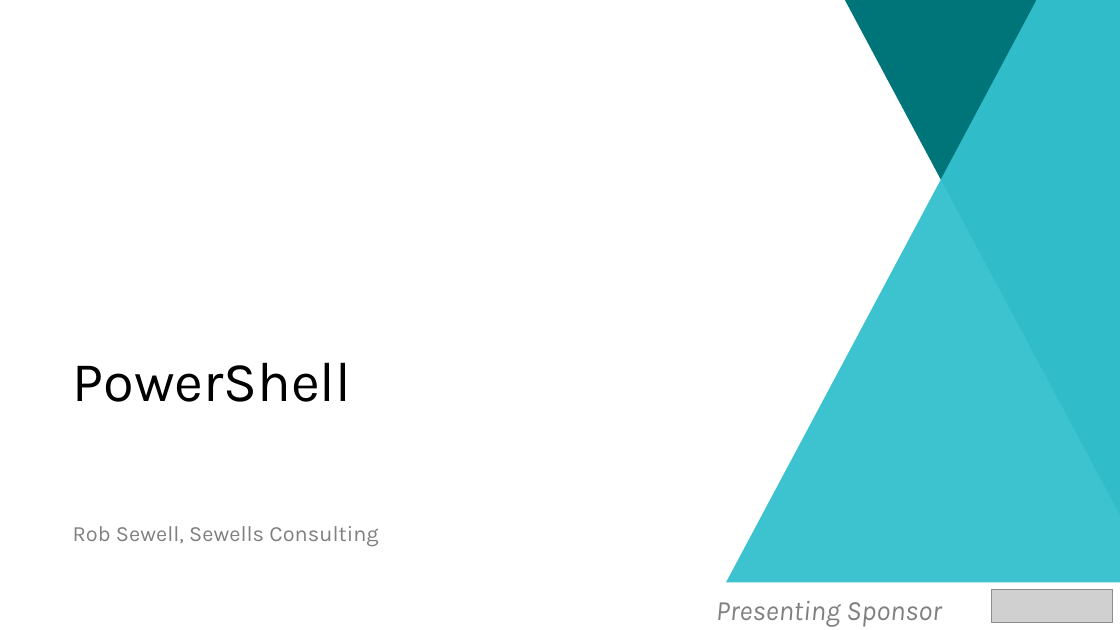
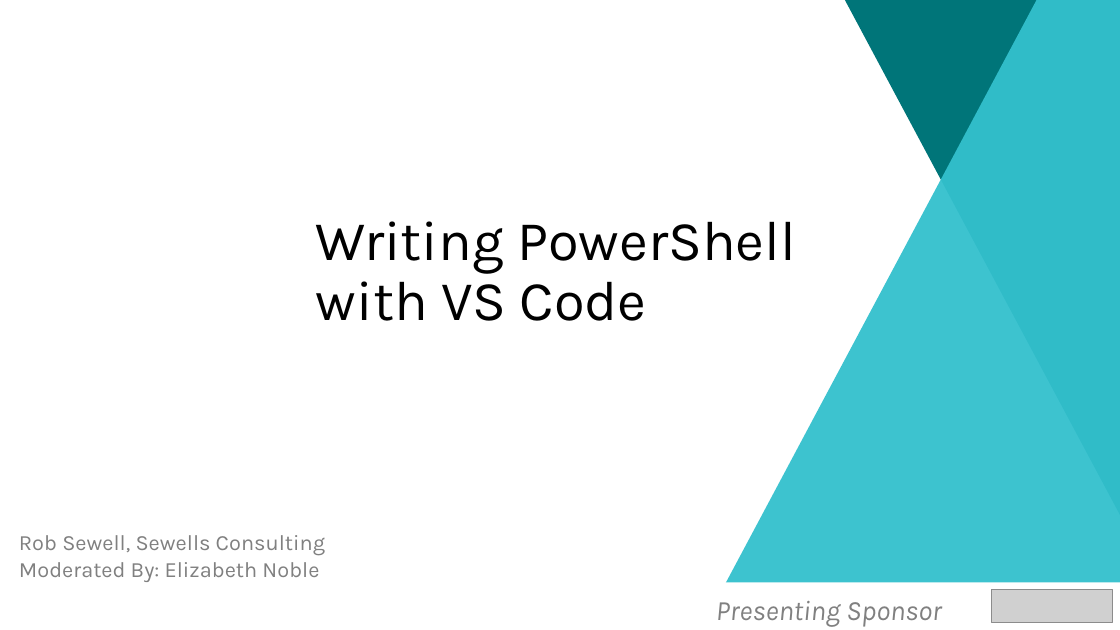
Before and after one commit to SQLDBAWithABeard/Presentations, a slide deck: slide 1 of 2018/24 HoP/PowerShell.pptx. Drawn at 1120x630 pixels with LibreOffice and Linux fonts; fonts in the diff are those of the drawing; grey boxes stand for pictures; background and template pictures are left out. Boxes give left, top, right and bottom in pixels: in the first picture for what was removed or moved away, otherwise in the second. Text is boxed around its words. In the diff, an @@ line names an element or a change of style, - is before the commit and + after.

```diff
--- a/2018/24 HoP/PowerShell.pptx
+++ b/2018/24 HoP/PowerShell.pptx
@@ text at <box>316,221,796,321</box>: text changed @@
-PowerShell
+Writing PowerShell with VS Code
@@ text at <box>19,535,325,582</box>: text changed @@
-Rob Sewell, Sewells Consulting
+Rob Sewell, Sewells Consulting
+Moderated By: Elizabeth Noble
```
Also in this commit, not shown: 2 other slides changed, 16 slides added, 13 slides removed.
